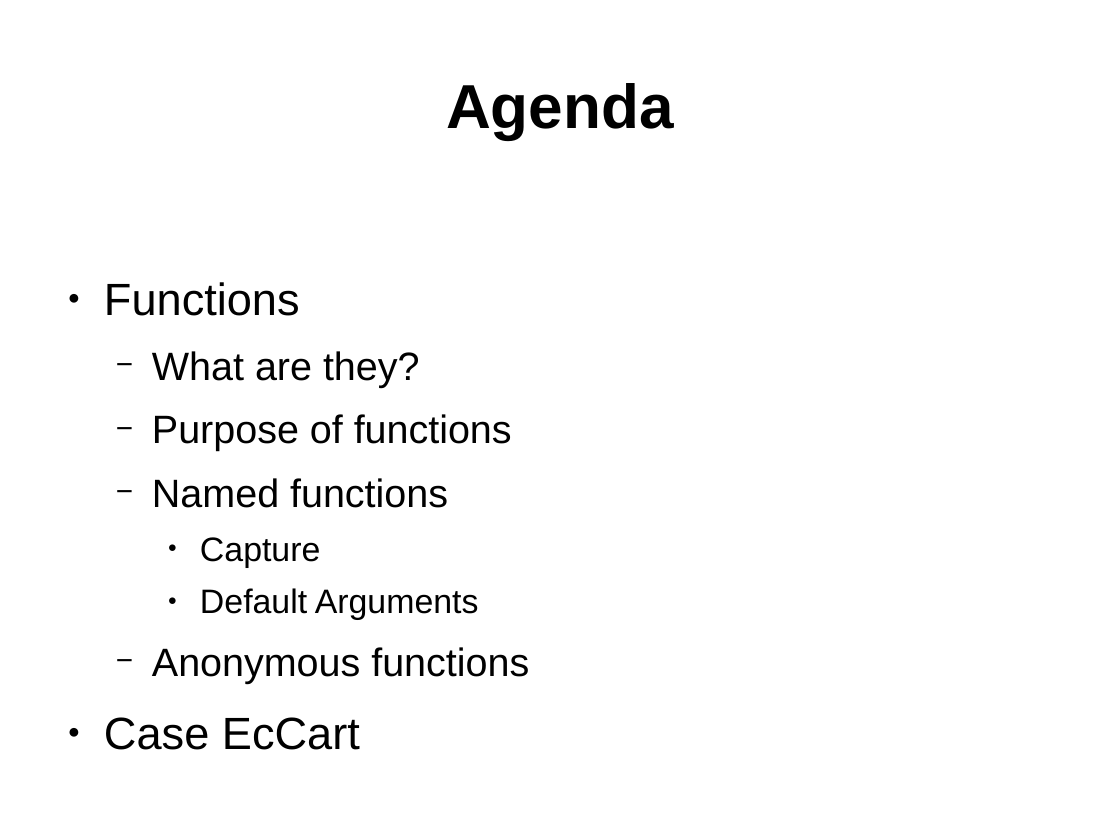
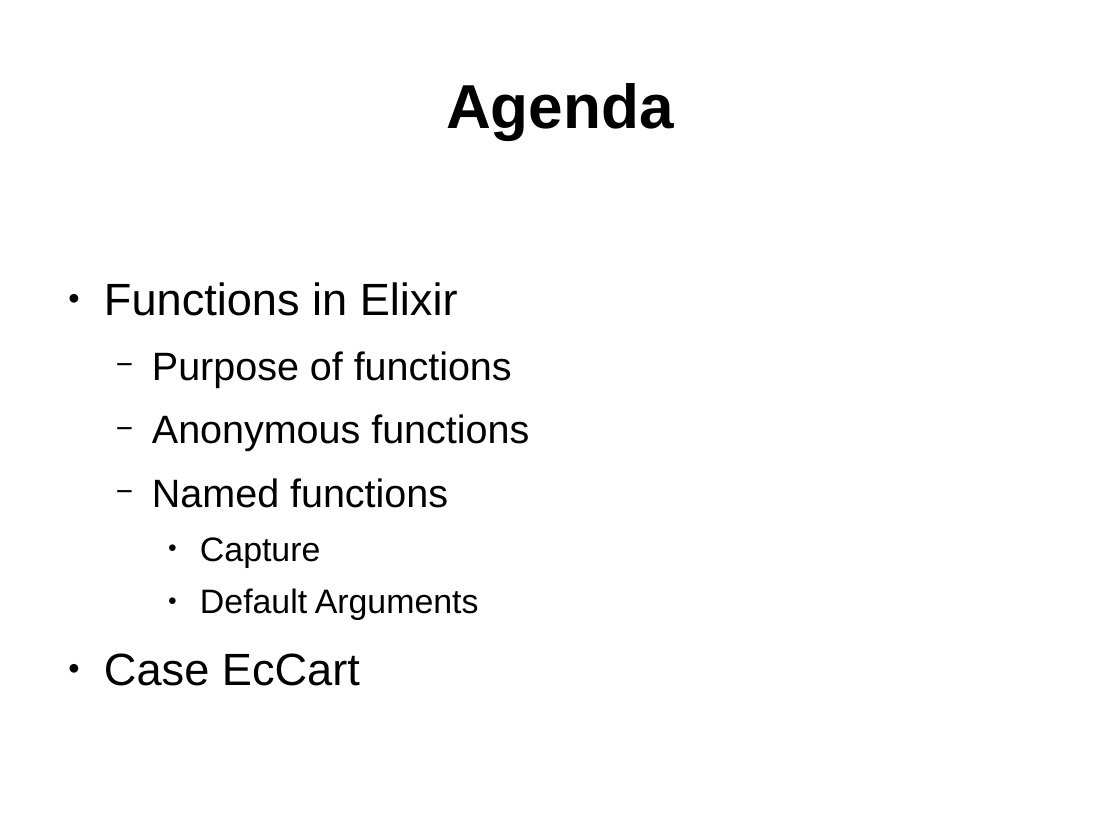
Before and after one commit to ramortegui/talks, a slide deck: slide 2 of elixir-basics-2.odp. Drawn at 1120x840 pixels with LibreOffice and Linux fonts; fonts in the diff are those of the drawing. Boxes give left, top, right and bottom in pixels: in the first picture for what was removed or moved away, otherwise in the second. Text is boxed around its words. In the diff, an @@ line names an element or a change of style, - is before the commit and + after.

Commit message:
Update agenda, add content for named,and anonymous functions.

```diff
--- a/elixir-basics-2.odp
+++ b/elixir-basics-2.odp
@@ text at bbox=[104, 282, 458, 316]: text changed; size 28 to 32 pt @@
-● Functions
-  − What are they?
+● Functions in Elixir
@@ text at bbox=[152, 414, 529, 451]: paragraph added @@
+  − Anonymous functions
@@ text at bbox=[152, 647, 529, 683]: paragraph removed @@
-  − Anonymous functions
```
Also in this commit, not shown: 4 other slides changed, 10 slides added, 2 slides removed.
